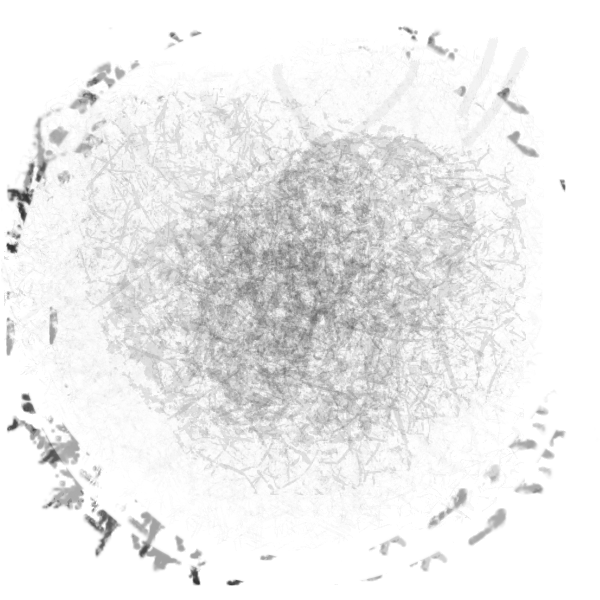
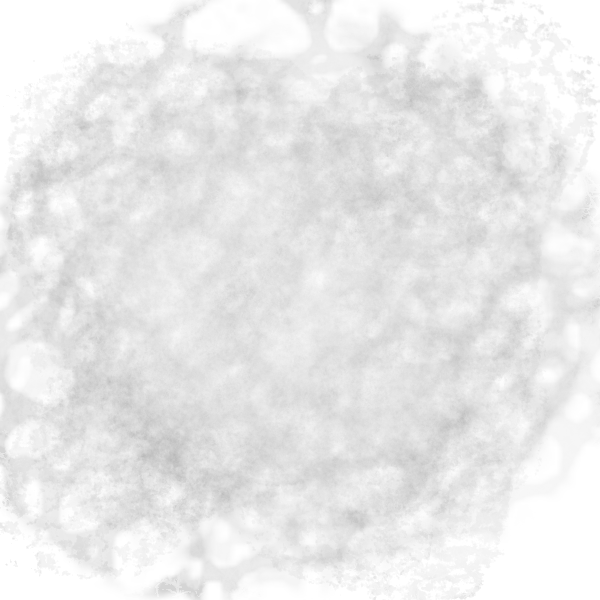
The second (600, 600) image is a revision of the first. Changes to its layers:
hid "Background" over [0, 0, 600, 600]
added layer "Illusory_Wall_West #1" above "Illusory_Wall_West" over [0, 0, 600, 600]
hid "Illusory_Wall_West" over [0, 0, 600, 600]
